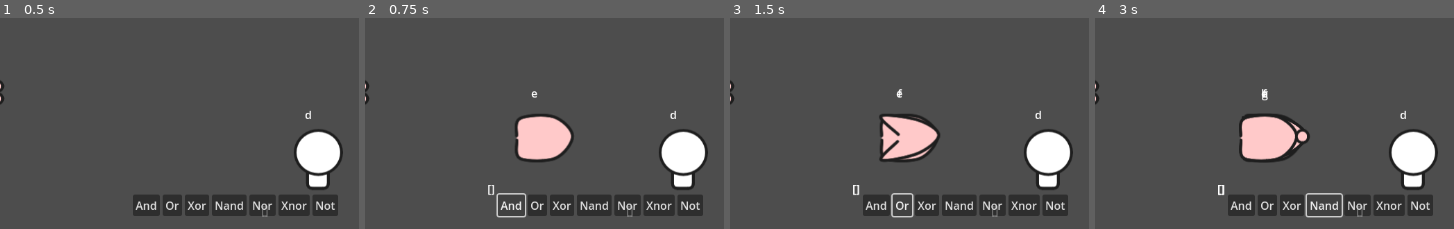
Above: before the commit, frames 1-4 (left to right).
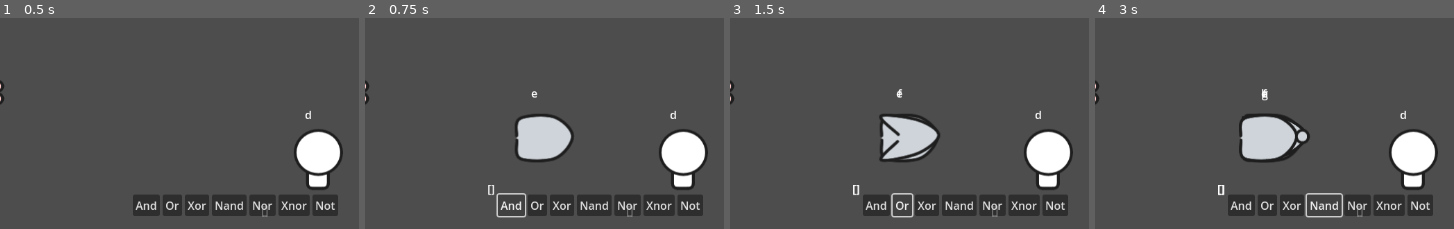
Above: after the commit, the same moments.

Repository: sininen-blue/logic-gate-tesseract
Game: Godot game, scene res://simulation/simulation.tscn
The game is run twice, just before and just after one commit, with the same random seed, the same clock (stepped at 60 frames per second) and the same inputs. This scene is started directly instead of the project's main scene.
Inputs:
- Up to frame 1 (0.5 s): no input
- Up to frame 2 (0.75 s): click "And" at 0.5 s
- Up to frame 3 (1.5 s): click "Or" at 1.25 s
- Up to frame 4 (3 s): click "Xor" at 2 s; click "Nand" at 2.75 s
The pictures show only the part of the screen within x 13-63%, y 50-100%; the shares and areas given below are measured in that part.

Frame 1 is identical in both runs. In frame 2, 2.5% of the frame differs, in the area x 42-58%, y 46-67%; in frame 3, 2.1%; in frame 4, 2.7%, in the area x 40-60%, y 46-67%.

Commit message:
good idea for parsing
need value generation

Diff:
--- a/project.godot
+++ b/project.godot
@@ -48,3 +48,8 @@
 "events": [Object(InputEventMouseButton,"resource_local_to_scene":false,"resource_name":"","device":-1,"window_id":0,"a …(253 unchanged characters)…
 ]
 }
+quit={
+"deadzone": 0.5,
+"events": [Object(InputEventKey,"resource_local_to_scene":false,"resource_name":"","device":-1,"window_id":0,"alt_pressed":false,"shift_pressed":false,"ctrl_pressed":false,"meta_pressed":false,"pressed":false,"keycode":0,"physical_keycode":81,"key_label":0,"unicode":113,"location":0,"echo":false,"script":null)
+]
+}
--- a/simulation/gate.gd
+++ b/simulation/gate.gd
@@ -16,7 +16,10 @@
 @onready var output_area: Area2D = $OutputArea
 
 func _ready() -> void:
-	value = 0
+	value = 2
+	if self.gate_type == 'start' or self.gate_type == 'end':
+		value = 0
+
 	start_label.text = gate_name
 
 func _process(delta: float) -> void:
--- a/simulation/simulation-manager.gd
+++ b/simulation/simulation-manager.gd
@@ -38,15 +38,20 @@
 
 	## weird issue where it crahes when you close scene
 	## NOTE: whole system needs actual designing
-	var tokens : Array[Array]
+	var tokens : Array[Connection]
 	for gate in all_gates:
-		if gate.connections.is_empty() != true:
+		if (is_instance_valid(gate) and
+			gate.gate_type != "start" and
+			gate.value != 2 and
+			gate.connections.is_empty() != true):
+
+			print(gate.gate_type, gate.value)
+
 			for connection in gate.connections:
-				var token : Array = [connection.output, connection.input]
-				if token not in tokens:
-					tokens.append([connection.output, connection.input])
-
-	print(tokens)
+				if connection not in tokens:
+					tokens.append(connection)
+
+	print(tokens, "\n")
 
 
 func _ready() -> void:
@@ -96,6 +101,9 @@
 
 ## Deletion
 func _input(event: InputEvent) -> void:
+	if event.is_action_pressed("quit"):
+		get_tree().quit()
+
 	if event.is_action_pressed("right_click") and mouse_area.has_overlapping_areas():
 		remove_item()
 
@@ -189,6 +197,7 @@
 			if Input.is_action_just_released("left_click"):
 				state = IDLE
 
+		## TODO: never implemented connection limits
 		CREATING_CONNECTION:
 			temp_line.points[-1] = get_global_mouse_position()
 
